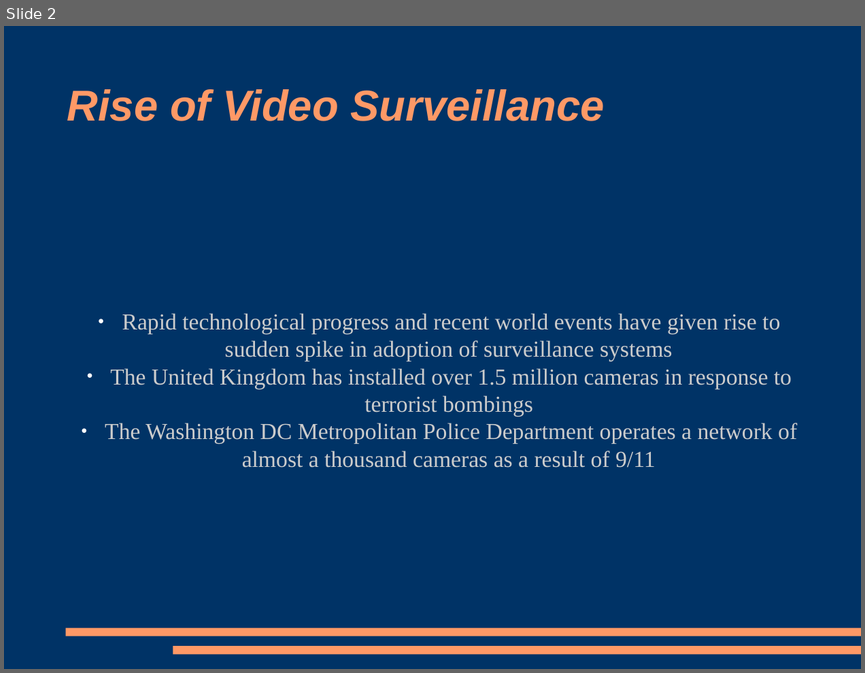
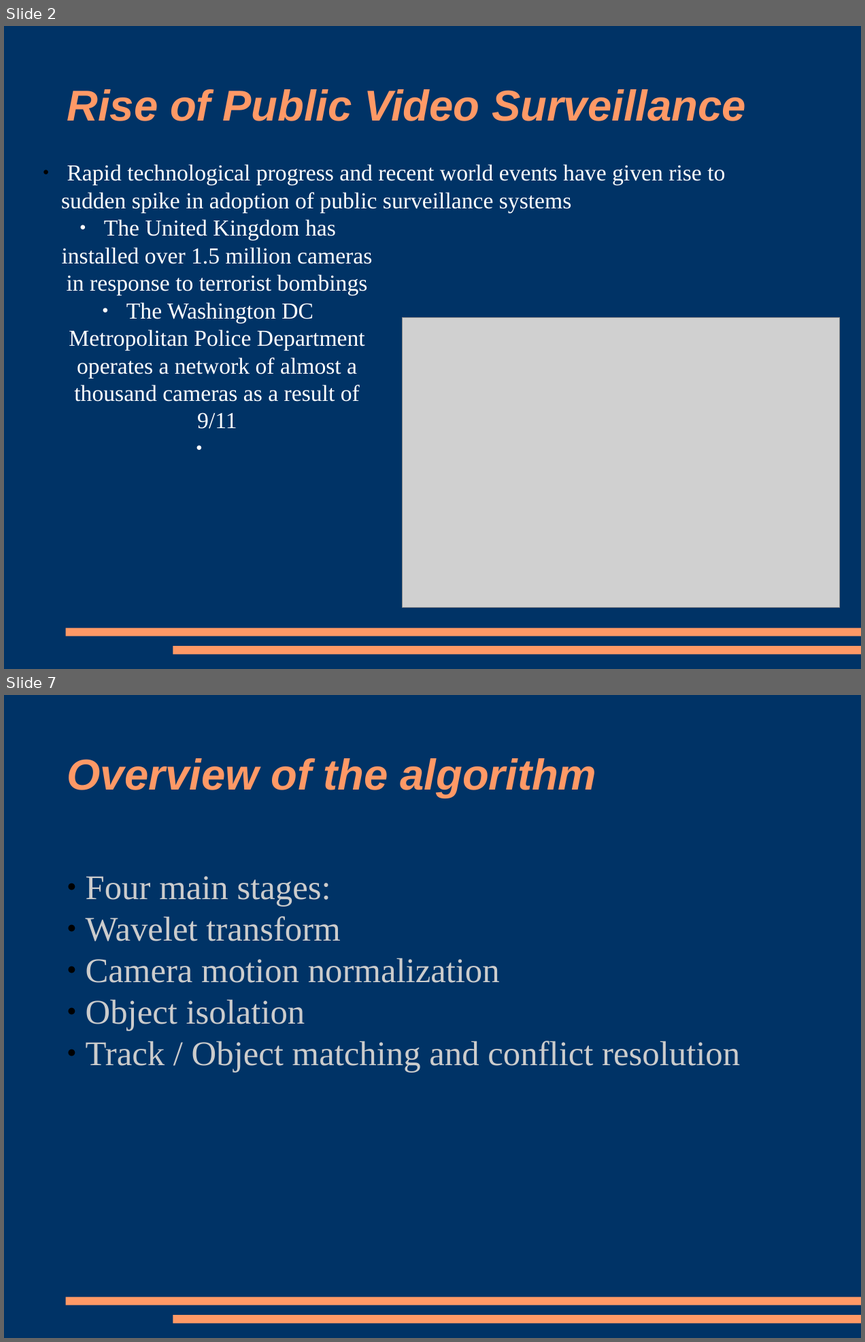
Before and after one commit to kisohag13/cshirk, a slide deck: image_processing/trunk/final_project/presentation.odp. Shown one above the other, each under a label of ours: slide 2 before the commit, slides 2 and 7 after it; the slides between them are not shown. The pictures are 865x673 and 865x1342 pixels, drawn with LibreOffice and Linux fonts; fonts in the diff are those of the drawing; grey boxes stand for pictures. Boxes give left, top, right and bottom in pixels: in the first picture for what was removed or moved away, otherwise in the second. Text is boxed around its words. In the diff, an @@ line names an element or a change of style, - is before the commit and + after.

```diff
--- a/image_processing/trunk/final_project/presentation.odp
+++ b/image_processing/trunk/final_project/presentation.odp
@@ slide 7 added at bbox=[4, 695, 861, 1338], background #003366; not listed: 2 template elements that a slide beside it also shows @@
@@ title added at bbox=[67, 758, 596, 798], 40 pt, text #FF9966, bold, italic @@
+Overview of the algorithm
@@ subtitle added at bbox=[86, 876, 740, 1072], 32 pt, text #CCCCCC @@
+● Four main stages:
+● Wavelet transform
+● Camera motion normalization
+● Object isolation
+● Track / Object matching and conflict resolution
@@ slide 2 changed as well @@
@@ title at bbox=[67, 89, 746, 121]: text changed @@
-Rise of Video Surveillance
+Rise of Public Video Surveillance
@@ subtitle added at bbox=[61, 164, 725, 212], 21.2 pt, text #FFFFFF @@
+● Rapid technological progress and recent world events have given rise to sudden spike in adoption of public surveillance systems
@@ text "The United Kingdom has installed ...": place and size @@
-text "The United Kingdom has installed ..." at bbox=[105, 313, 797, 467]
+text "The United Kingdom has installed ..." at bbox=[62, 219, 372, 429]
@@ text "The United Kingdom has installed ..." at bbox=[62, 219, 372, 429]: text colour #CCCCCC to #FFFFFF @@
@@ text at bbox=[122, 313, 780, 361]: paragraph removed @@
-● Rapid technological progress and recent world events have given rise to sudden spike in adoption of surveillance systems
@@ picture added at bbox=[402, 318, 840, 607] @@
```
Also in this commit, not shown: 2 other slides changed, 3 other slides added.
